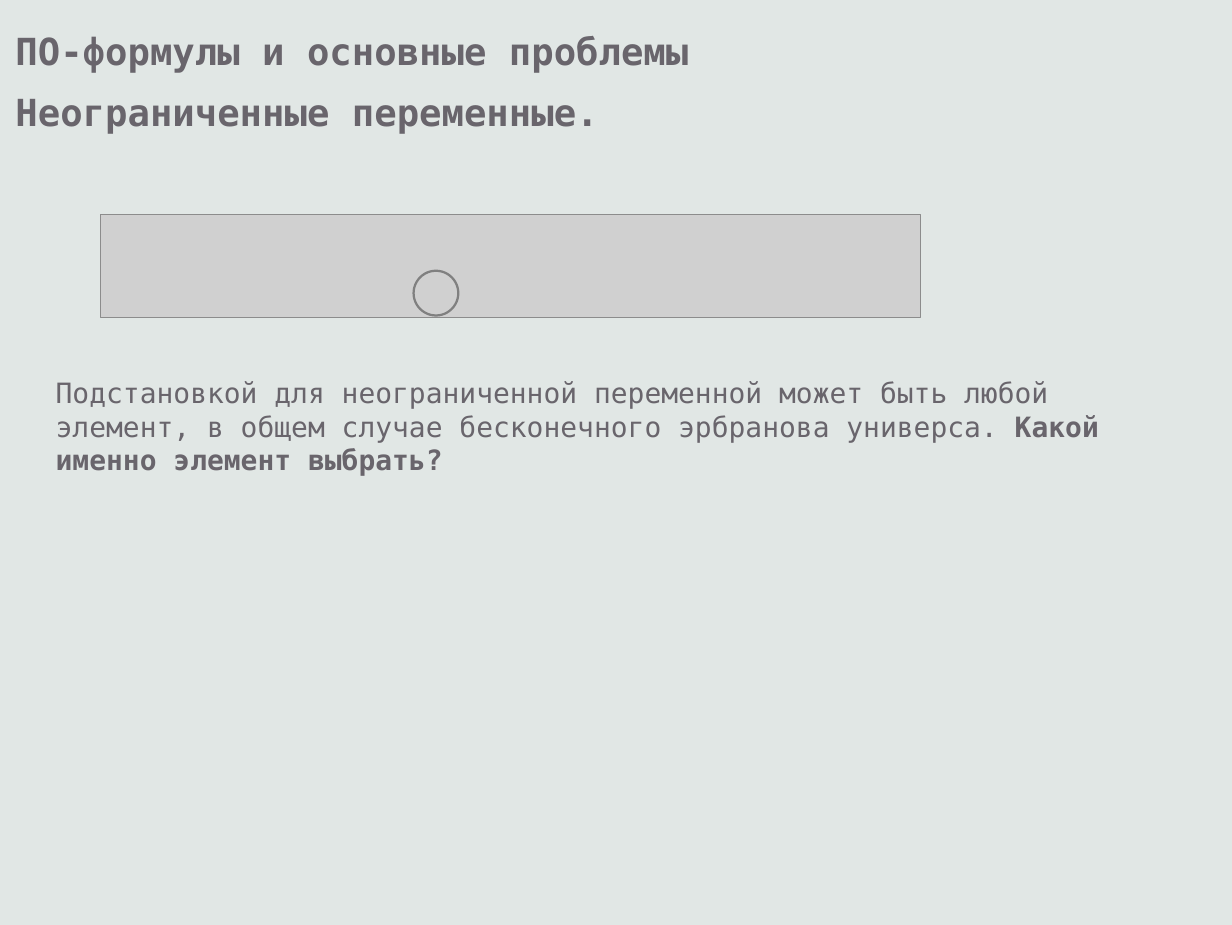
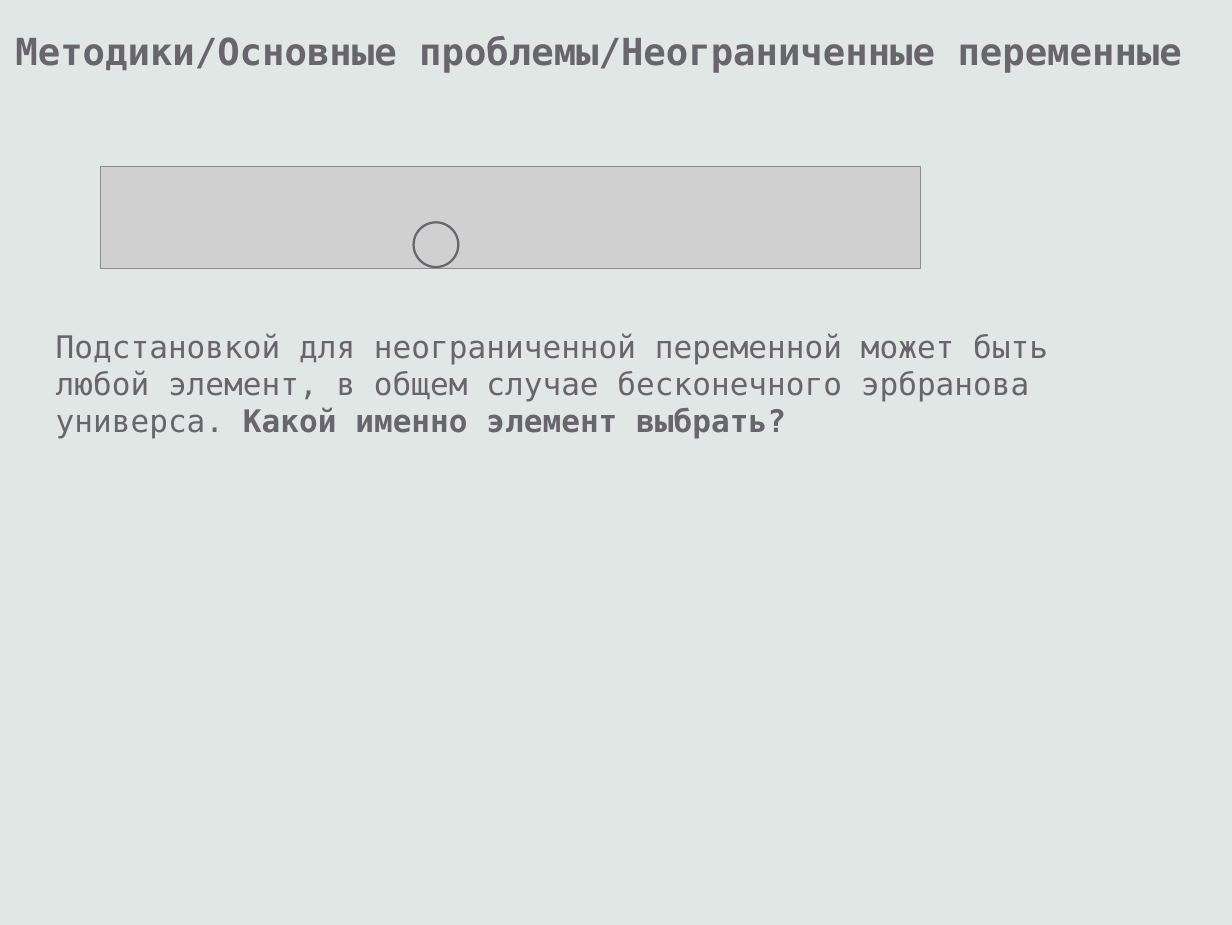
Before and after one commit to eugeneai/prisnif, a slide deck: slide 18 of brick/pres/pacman.odp (slide 15 before the commit). Drawn at 1232x925 pixels with LibreOffice and Linux fonts; fonts in the diff are those of the drawing; grey boxes stand for pictures. Boxes give left, top, right and bottom in pixels: in the first picture for what was removed or moved away, otherwise in the second. Text is boxed around its words. In the diff, an @@ line names an element or a change of style, - is before the commit and + after.

```diff
--- a/brick/pres/pacman.odp
+++ b/brick/pres/pacman.odp
@@ text at <box>15,36,1182,73</box>: text changed @@
-Неограниченные переменные.
+Методики/Основные проблемы/Неограниченные переменные
@@ text removed at <box>15,36,688,73</box> @@
-ПО-формулы и основные проблемы
@@ picture: place and size @@
-picture at <box>101,215,920,318</box>
+picture at <box>101,167,920,269</box>
@@ ellipse: place and size @@
-ellipse at <box>414,271,458,315</box>
+ellipse at <box>414,222,458,267</box>
@@ ellipse at <box>414,222,458,267</box>: outline #808080 1.45 pt to #69656C 1.45 pt @@
@@ text "Подстановкой для неограниченной переменной может ...": place and size @@
-text "Подстановкой для неограниченной переменной может ..." at <box>56,381,1099,476</box>
+text "Подстановкой для неограниченной переменной может ..." at <box>56,333,1048,439</box>
@@ text "Подстановкой для неограниченной переменной может ..." at <box>56,333,1048,439</box>: size 18 to 20 pt @@
```
Also in this commit, not shown: 3 other slides changed, 27 slides added, 6 slides removed, 1 other file.
